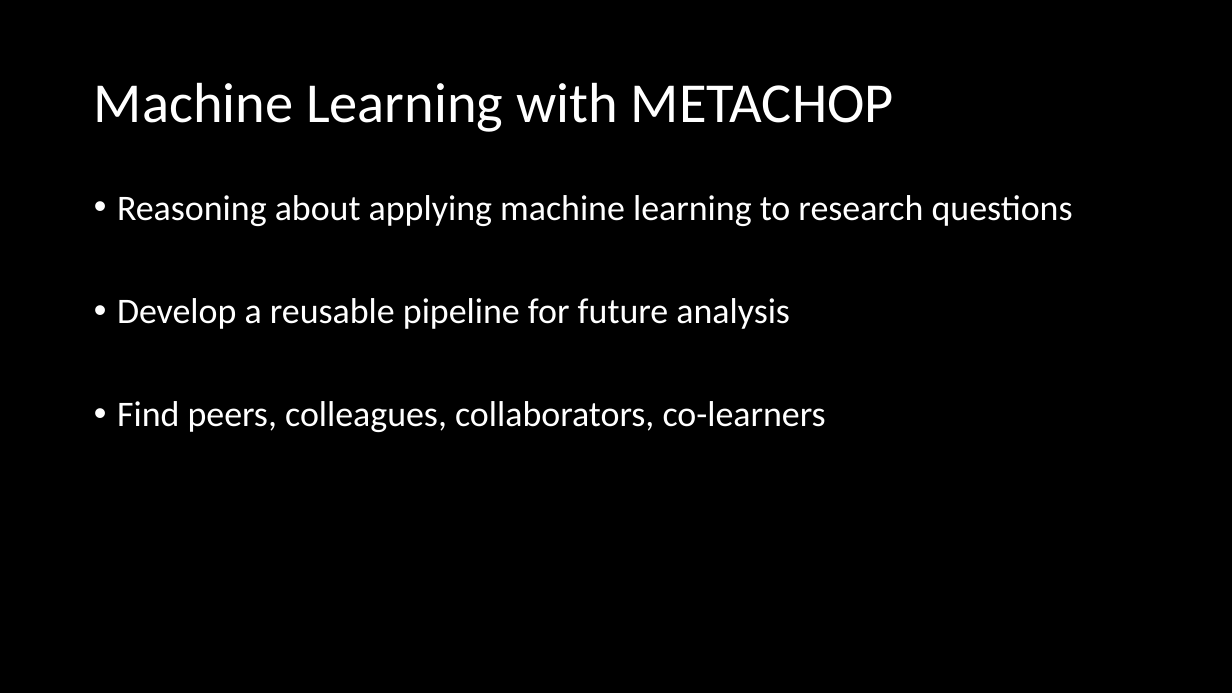
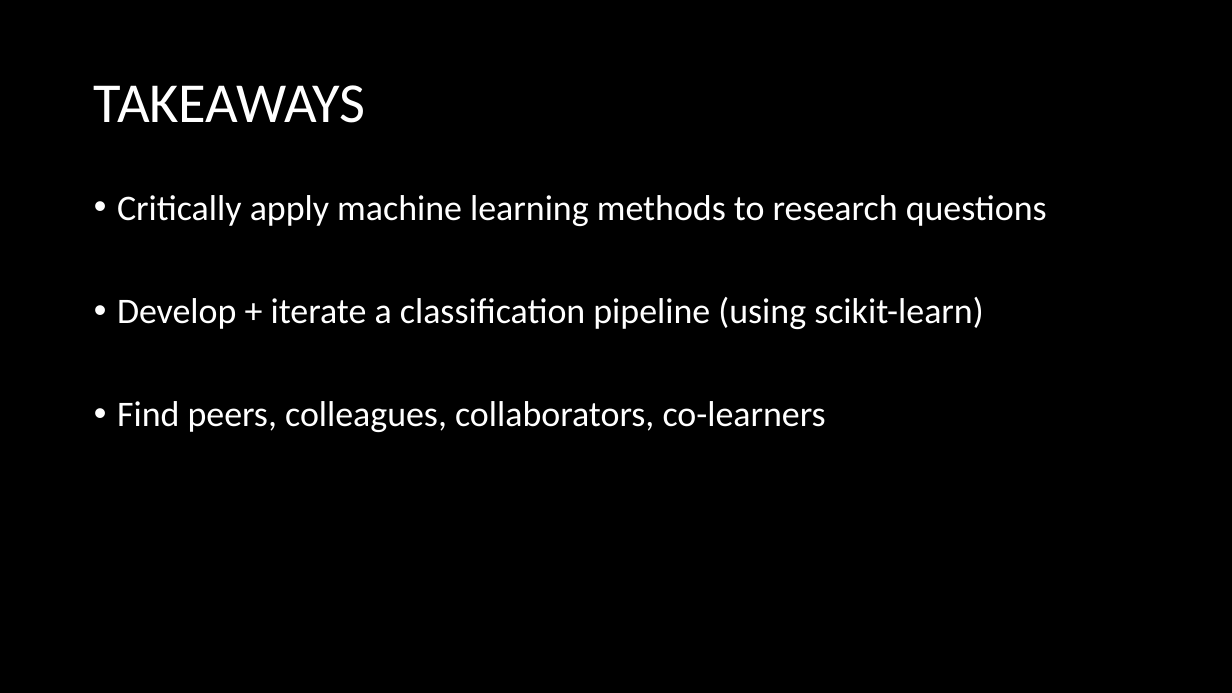
Before and after one commit to arcus/education-materials, a slide deck: slide 5 of intro-to-ml/intro_ml_pres.pptx. Drawn at 1232x693 pixels with LibreOffice and Linux fonts; fonts in the diff are those of the drawing. Boxes give left, top, right and bottom in pixels: in the first picture for what was removed or moved away, otherwise in the second. Text is boxed around its words. In the diff, an @@ line names an element or a change of style, - is before the commit and + after.

```diff
--- a/intro-to-ml/intro_ml_pres.pptx
+++ b/intro-to-ml/intro_ml_pres.pptx
@@ title at box(94, 85, 366, 123): text changed @@
-Machine Learning with METACHOP
+TAKEAWAYS
@@ text at box(117, 195, 1047, 329): text changed @@
-• Reasoning about applying machine learning to research questions
-• Develop a reusable pipeline for future analysis
+• Critically apply machine learning methods to research questions
+• Develop + iterate a classification pipeline (using scikit-learn)
```
Also in this commit, not shown: 6 other slides changed, 2 slides added, 2 slides removed, 1 other file.
